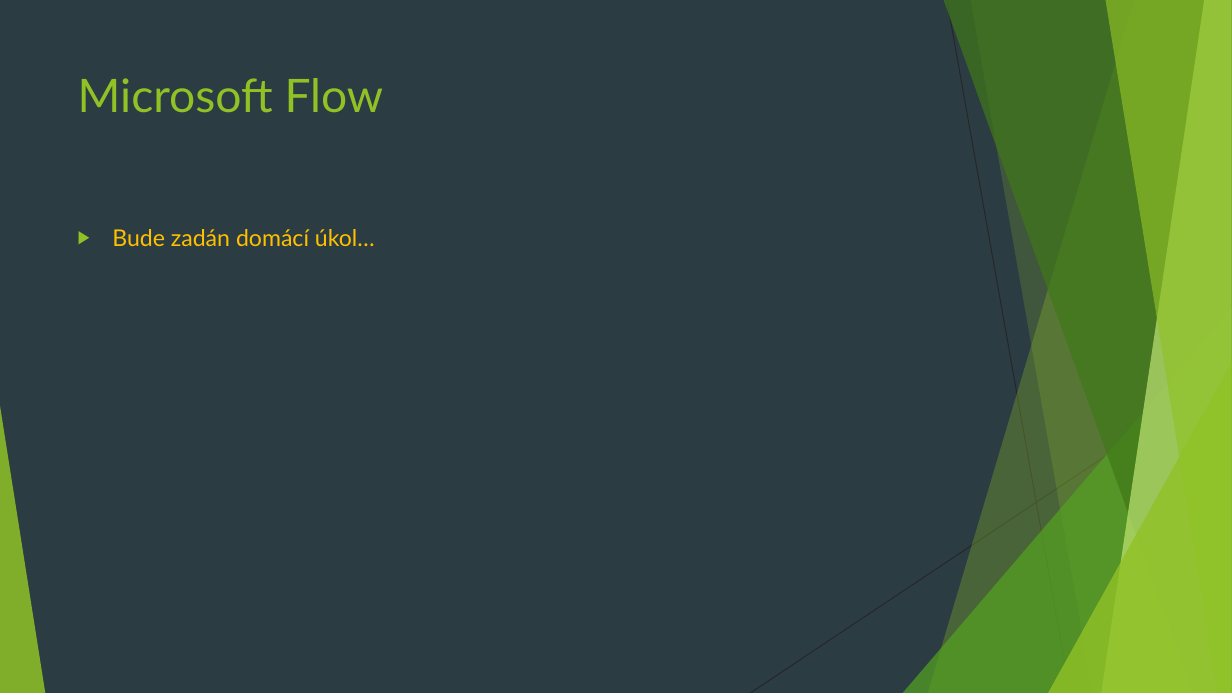
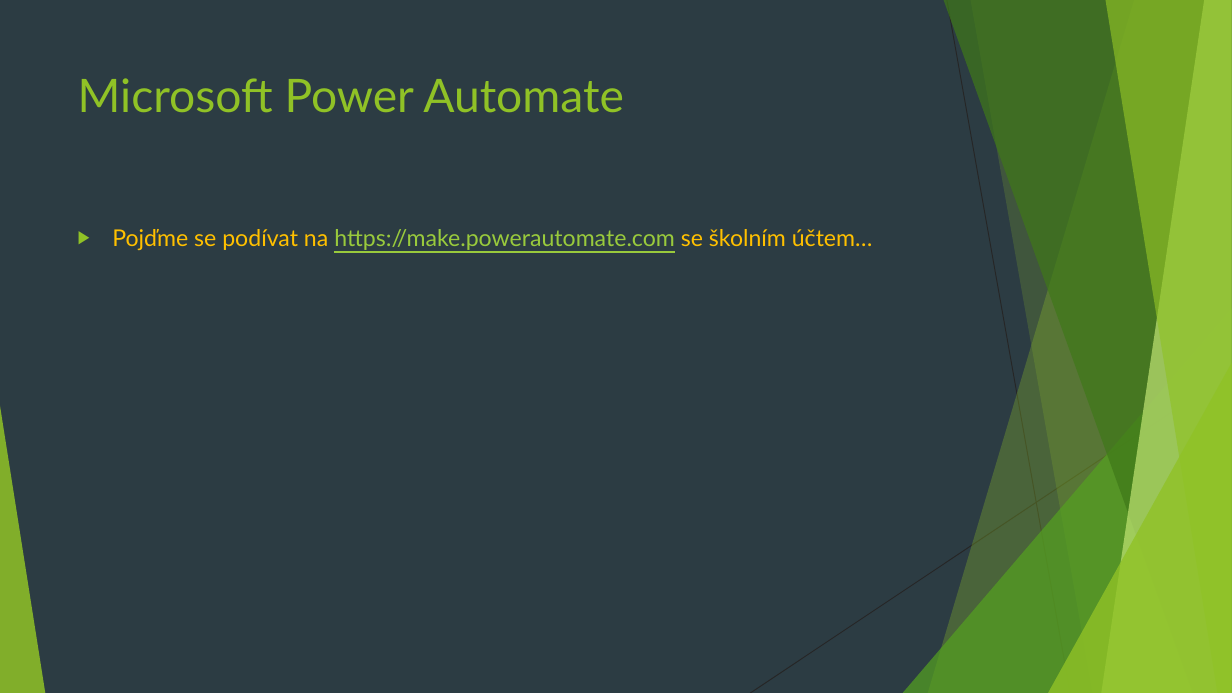
Before and after one commit to 4iz160/cviceni, a slide deck: slide 24 of 11-integracni-sluzby/cviceni-11.pptx (slide 22 before the commit). Drawn at 1232x693 pixels with LibreOffice and Linux fonts; fonts in the diff are those of the drawing. Boxes give left, top, right and bottom in pixels: in the first picture for what was removed or moved away, otherwise in the second. Text is boxed around its words. In the diff, an @@ line names an element or a change of style, - is before the commit and + after.

```diff
--- a/11-integracni-sluzby/cviceni-11.pptx
+++ b/11-integracni-sluzby/cviceni-11.pptx
@@ title at <box>78,78,624,113</box>: text changed @@
-Microsoft Flow
+Microsoft Power Automate
@@ text at <box>112,229,873,250</box>: text changed @@
-▶ Bude zadán domácí úkol…
+▶ Pojďme se podívat na https://make.powerautomate.com se školním účtem…
```
Also in this commit, not shown: 7 other slides changed, 3 slides added, 1 slide removed, 1 other file.
